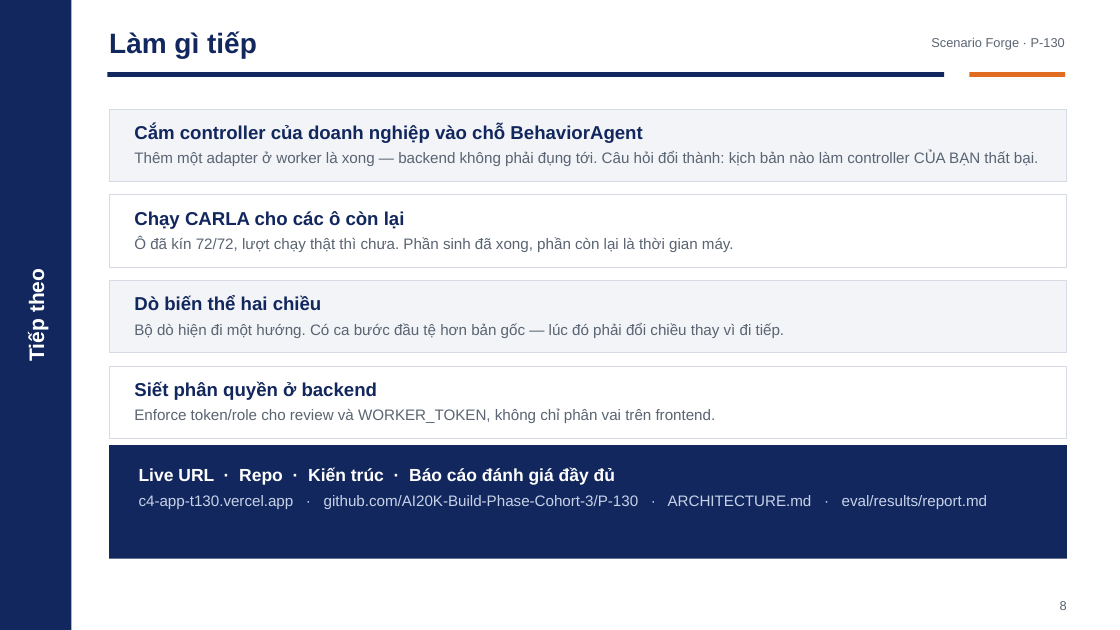
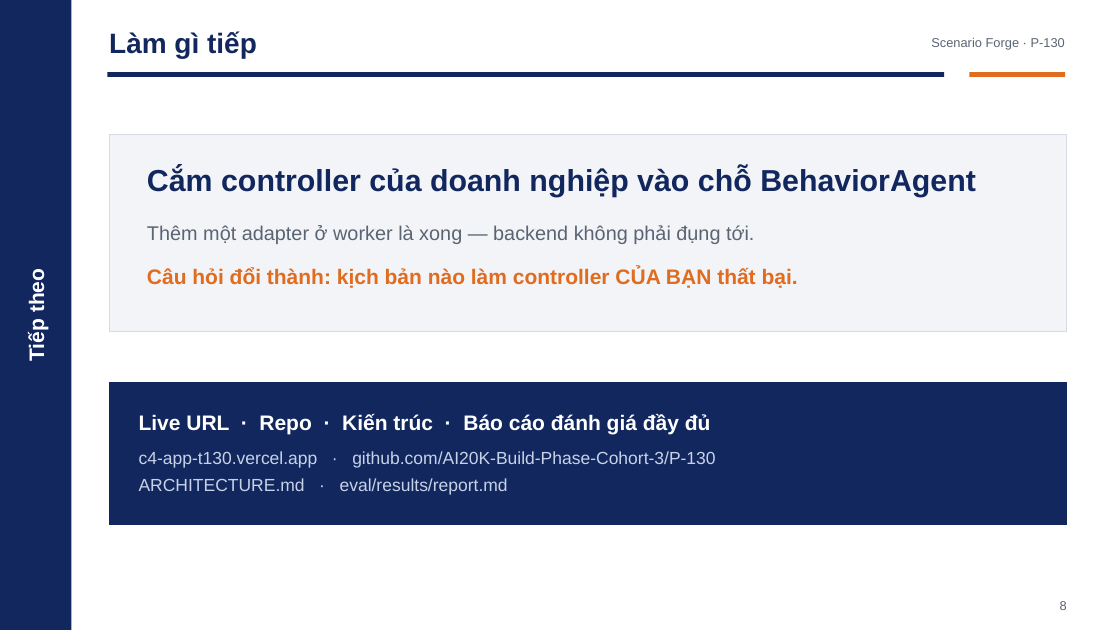
Before and after one commit to Menakanchi/nextjs-boilerplate, a slide deck: slide 8 of presentation/pitch_deck.pptx. Drawn at 1120x630 pixels with LibreOffice and Linux fonts; fonts in the diff are those of the drawing. Boxes give left, top, right and bottom in pixels: in the first picture for what was removed or moved away, otherwise in the second. Text is boxed around its words. In the diff, an @@ line names an element or a change of style, - is before the commit and + after.

Commit message:
docs: đính chính §9.6 và rút slide 8 còn một việc (#102)

```diff
--- a/presentation/pitch_deck.pptx
+++ b/presentation/pitch_deck.pptx
@@ rectangle: place and size @@
-rectangle at [109, 109, 1067, 181]
+rectangle at [109, 134, 1067, 332]
@@ text at [147, 167, 976, 197]: size 16 to 26 pt in "Cắm controller của doanh nghiệp vào chỗ ..."; more space between paragraphs @@
@@ text "Cắm controller của doanh nghiệp ...": place and size @@
-text "Cắm controller của doanh nghiệp ..." at [134, 125, 1038, 166]
+text "Cắm controller của doanh nghiệp ..." at [147, 167, 976, 288]
@@ rectangle removed at [109, 195, 1067, 267] @@
@@ text removed at [134, 211, 734, 252] @@
-Chạy CARLA cho các ô còn lại
-Ô đã kín 72/72, lượt chạy thật thì chưa. Phần sinh đã xong, phần còn lại là thời gian máy.
@@ text at [147, 225, 798, 288]: text changed; size 13 to 17 pt @@
-Thêm một adapter ở worker là xong — backend không phải đụng tới. Câu hỏi đổi thành: kịch bản nào làm controller CỦA BẠN thất bại.
+Thêm một adapter ở worker là xong — backend không phải đụng tới.
+Câu hỏi đổi thành: kịch bản nào làm controller CỦA BẠN thất bại.
@@ rectangle removed at [109, 281, 1067, 353] @@
@@ text removed at [134, 296, 785, 338] @@
-Dò biến thể hai chiều
-Bộ dò hiện đi một hướng. Có ca bước đầu tệ hơn bản gốc — lúc đó phải đổi chiều thay vì đi tiếp.
@@ rectangle: place and size @@
-rectangle at [109, 445, 1067, 559]
+rectangle at [109, 382, 1067, 525]
@@ rectangle removed at [109, 366, 1067, 439] @@
@@ text removed at [134, 382, 716, 423] @@
-Siết phân quyền ở backend
-Enforce token/role cho review và WORKER_TOKEN, không chỉ phân vai trên frontend.
@@ text at [139, 414, 711, 435]: size 15 to 18 pt in "Live URL · Repo · Kiến trúc ..."; more space between paragraphs @@
@@ text "Live URL · Repo · ...": place and size @@
-text "Live URL · Repo · ..." at [139, 467, 988, 509]
+text "Live URL · Repo · ..." at [139, 414, 715, 495]
@@ text at [139, 451, 715, 495]: text changed; size 13 to 15 pt @@
-c4-app-t130.vercel.app · github.com/AI20K-Build-Phase-Cohort-3/P-130 · ARCHITECTURE.md · eval/results/report.md
+c4-app-t130.vercel.app · github.com/AI20K-Build-Phase-Cohort-3/P-130
+ARCHITECTURE.md · eval/results/report.md
```
Also in this commit, not shown: 2 other files.
